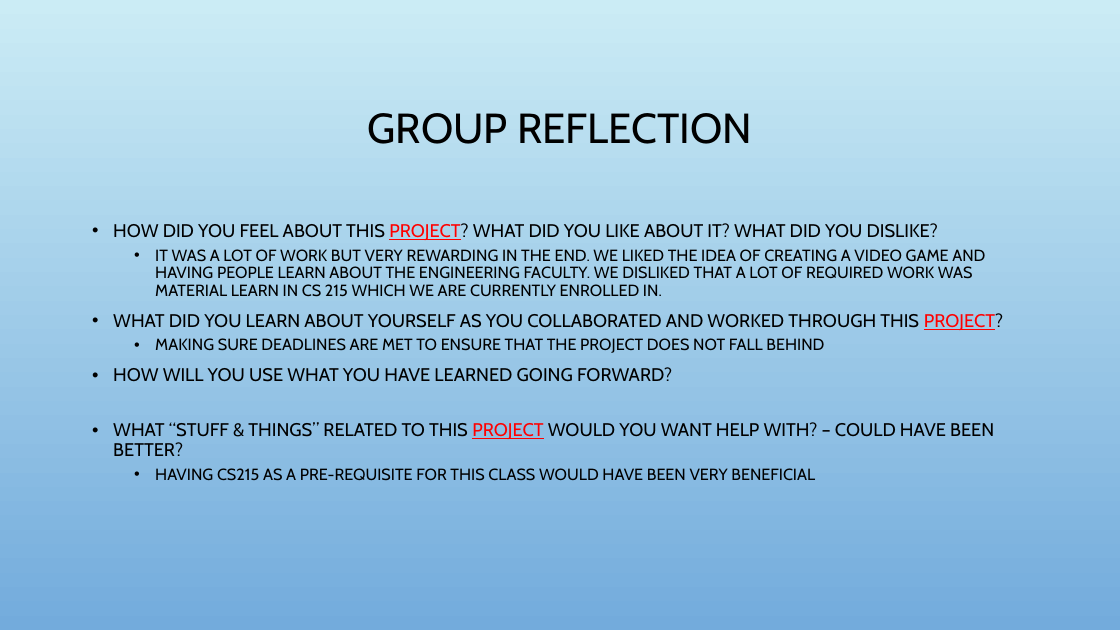
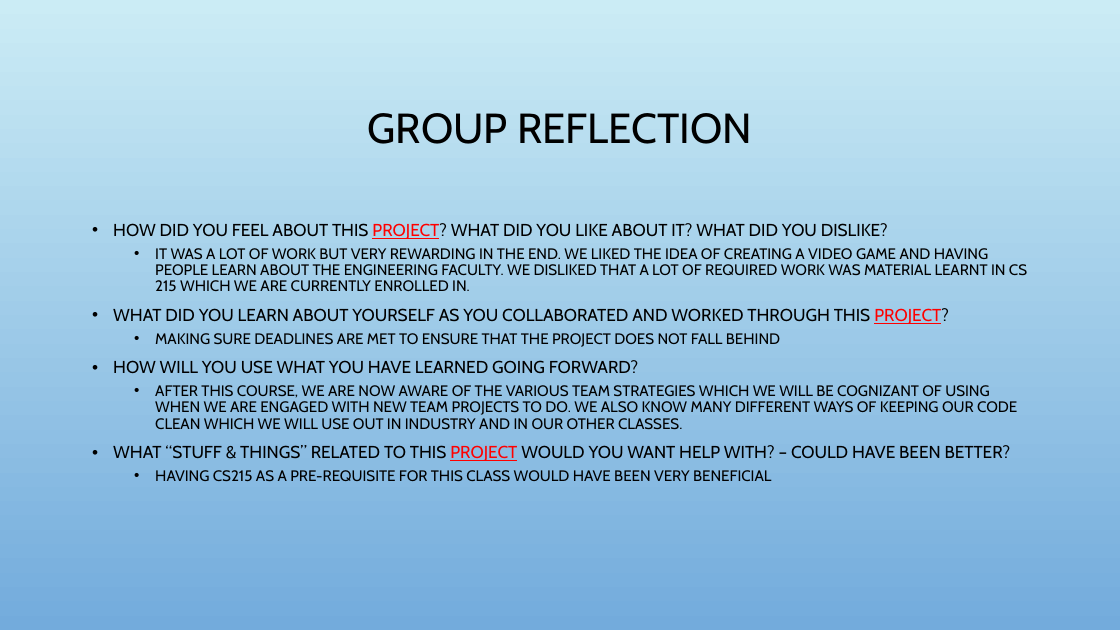
Before and after one commit to Jacobchapman99/ENSE-374-Group07-Project, a slide deck: slide 20 of Milestone4/Milestone 4.ppt (slide 19 before the commit). Drawn at 1120x630 pixels with LibreOffice and Linux fonts; fonts in the diff are those of the drawing; background and template pictures are left out. Boxes give left, top, right and bottom in pixels: in the first picture for what was removed or moved away, otherwise in the second. Text is boxed around its words. In the diff, an @@ line names an element or a change of style, - is before the commit and + after.

```diff
--- a/Milestone4/Milestone 4.ppt
+++ b/Milestone4/Milestone 4.ppt
@@ text at [113, 223, 1011, 482]: size 15.7 to 14.8 pt in "HOW DID YOU FEEL ABOUT THIS PROJECT? ...", "WHAT DID YOU LEARN ABOUT YOURSELF AS ...", "HOW WILL YOU USE WHAT YOU HAVE ...", "WHAT “STUFF & THINGS” RELATED TO THIS ..."; size 13.9 to 12.9 pt in "MAKING SURE DEADLINES ARE MET TO ENSURE ...", "HAVING CS215 AS A PRE-REQUISITE FOR THIS ..." @@
@@ text at [155, 248, 1027, 291]: text changed; size 13.9 to 12.9 pt @@
-  • IT WAS A LOT OF WORK BUT VERY REWARDING IN THE END. WE LIKED THE IDEA OF CREATING A VIDEO GAME AND HAVING PEOPLE LEARN ABOUT THE ENGINEERING FACULTY. WE DISLIKED THAT A LOT OF REQUIRED WORK WAS MATERIAL LEARN IN CS 215 WHICH WE ARE CURRENTLY ENROLLED IN.
+  • IT WAS A LOT OF WORK BUT VERY REWARDING IN THE END. WE LIKED THE IDEA OF CREATING A VIDEO GAME AND HAVING PEOPLE LEARN ABOUT THE ENGINEERING FACULTY. WE DISLIKED THAT A LOT OF REQUIRED WORK WAS MATERIAL LEARNT IN CS 215 WHICH WE ARE CURRENTLY ENROLLED IN.
@@ text at [155, 385, 1017, 430]: paragraph added @@
+  • AFTER THIS COURSE, WE ARE NOW AWARE OF THE VARIOUS TEAM STRATEGIES WHICH WE WILL BE COGNIZANT OF USING WHEN WE ARE ENGAGED WITH NEW TEAM PROJECTS TO DO. WE ALSO KNOW MANY DIFFERENT WAYS OF KEEPING OUR CODE CLEAN WHICH WE WILL USE OUT IN INDUSTRY AND IN OUR OTHER CLASSES.
```
Also in this commit, not shown: 4 other slides changed, 1 slide added.
